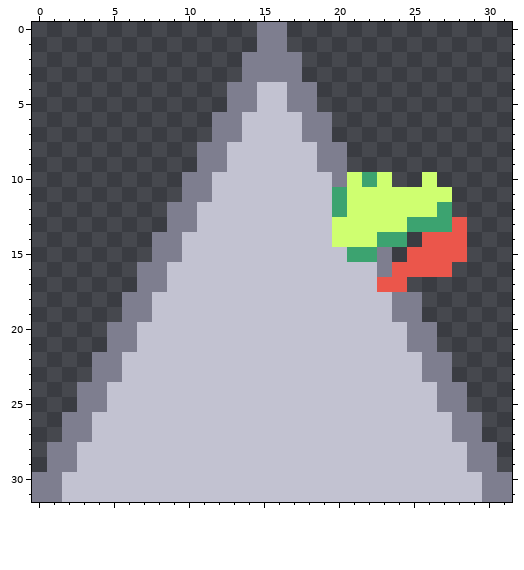
One commit to this pixel-art sprite: assets/enemy_popping_out_3.png. The picture above is the old version.
The file is 32x32 pixels.
And afterwards:
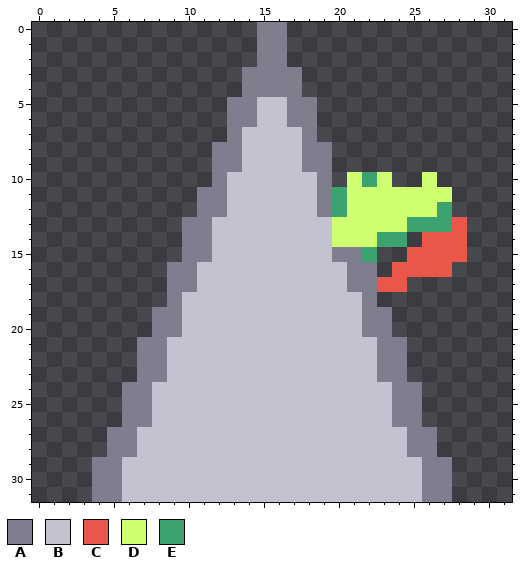
Palette (. is transparent): A #7e7e8f  B #c2c2d1  C #eb564b  D #cfff70  E #3ca370
The author wrote: Enemy Dummy's spike is thinner
Changes in this commit:
@@ x 0..31 @@
  1 ...............AA...............
- 2 ..............AAAA..............
+ 2 ...............AA...............
  3 ..............AAAA..............
- 4 .............AABBAA.............
+ 4 ..............AAAA..............
  5 .............AABBAA.............
- 6 ............AABBBBAA............
- 7 ............AABBBBAA............
- 8 ...........AABBBBBBAA...........
- 9 ...........AABBBBBBAA...........
-10 ..........AABBBBBBBBADED..D.....
-11 ..........AABBBBBBBBEDDDDDDD....
-12 .........AABBBBBBBBBEDDDDDDE....
-13 .........AABBBBBBBBBDDDDDEEEC...
-14 ........AABBBBBBBBBBDDDEE.CCC...
-15 ........AABBBBBBBBBBBEEA.CCCC...
-16 .......AABBBBBBBBBBBBBBACCCC....
-17 .......AABBBBBBBBBBBBBBCC.......
-18 ......AABBBBBBBBBBBBBBBBAA......
-19 ......AABBBBBBBBBBBBBBBBAA......
-20 .....AABBBBBBBBBBBBBBBBBBAA.....
-21 .....AABBBBBBBBBBBBBBBBBBAA.....
-22 ....AABBBBBBBBBBBBBBBBBBBBAA....
-23 ....AABBBBBBBBBBBBBBBBBBBBAA....
-24 ...AABBBBBBBBBBBBBBBBBBBBBBAA...
-25 ...AABBBBBBBBBBBBBBBBBBBBBBAA...
-26 ..AABBBBBBBBBBBBBBBBBBBBBBBBAA..
-27 ..AABBBBBBBBBBBBBBBBBBBBBBBBAA..
-28 .AABBBBBBBBBBBBBBBBBBBBBBBBBBAA.
-29 .AABBBBBBBBBBBBBBBBBBBBBBBBBBAA.
-30 AABBBBBBBBBBBBBBBBBBBBBBBBBBBBAA
-31 AABBBBBBBBBBBBBBBBBBBBBBBBBBBBAA
+ 6 .............AABBAA.............
+ 7 .............ABBBBA.............
+ 8 ............AABBBBAA............
+ 9 ............AABBBBAA............
+10 ............ABBBBBBA.DED..D.....
+11 ...........AABBBBBBAEDDDDDDD....
+12 ...........AABBBBBBAEDDDDDDE....
+13 ..........AABBBBBBBBDDDDDEEEC...
+14 ..........AABBBBBBBBDDDEE.CCC...
+15 ..........AABBBBBBBBAAE..CCCC...
+16 .........AABBBBBBBBBBAA.CCCC....
+17 .........AABBBBBBBBBBAACC.......
+18 .........ABBBBBBBBBBBBA.........
+19 ........AABBBBBBBBBBBBAA........
+20 ........AABBBBBBBBBBBBAA........
+21 .......AABBBBBBBBBBBBBBAA.......
+22 .......AABBBBBBBBBBBBBBAA.......
+23 .......AABBBBBBBBBBBBBBAA.......
+24 ......AABBBBBBBBBBBBBBBBAA......
+25 ......AABBBBBBBBBBBBBBBBAA......
+26 ......AABBBBBBBBBBBBBBBBAA......
+27 .....AABBBBBBBBBBBBBBBBBBAA.....
+28 .....AABBBBBBBBBBBBBBBBBBAA.....
+29 ....AABBBBBBBBBBBBBBBBBBBBAA....
+30 ....AABBBBBBBBBBBBBBBBBBBBAA....
+31 ....AABBBBBBBBBBBBBBBBBBBBAA....
